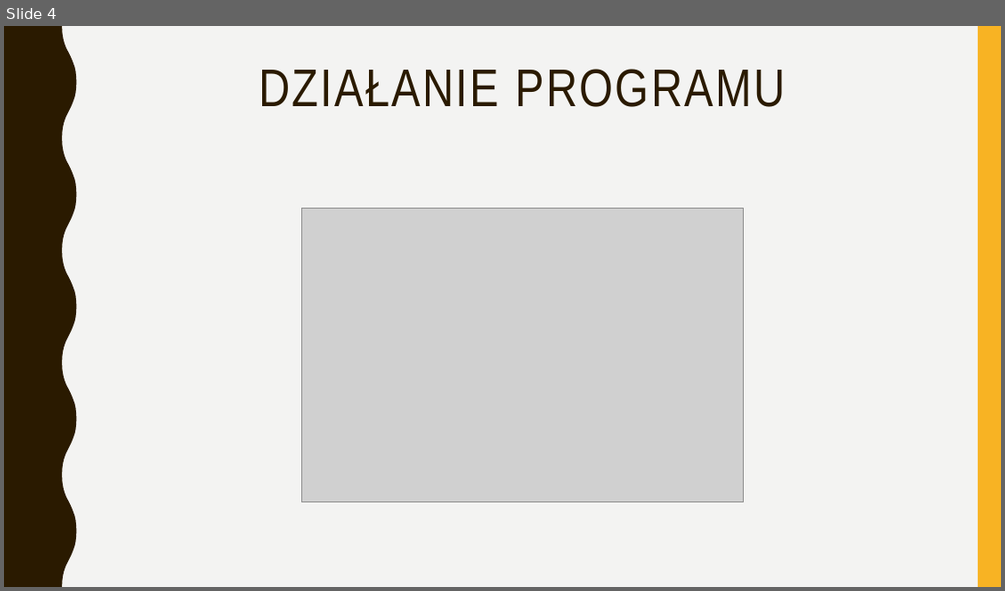
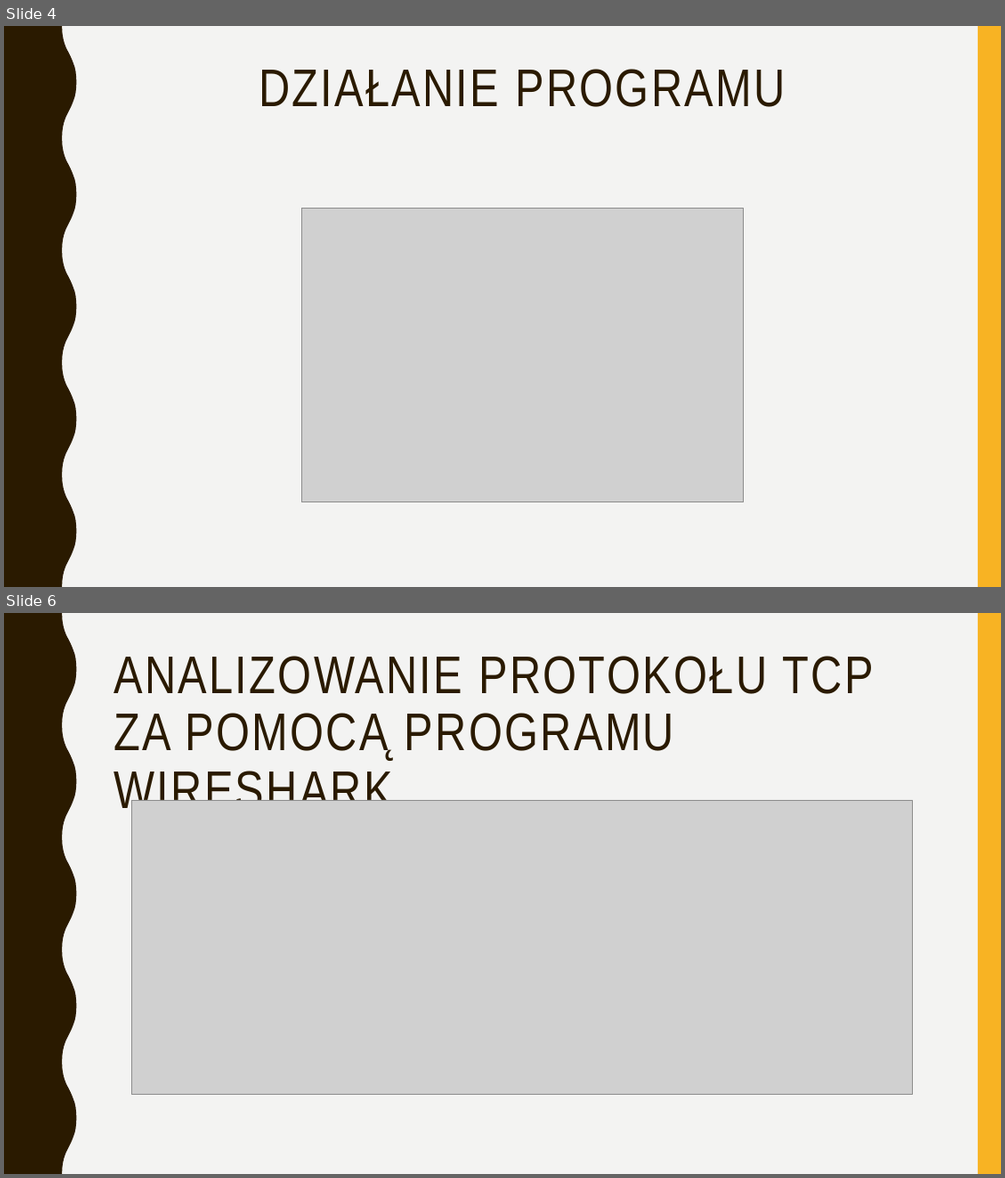
Before and after one commit to Sobiechh/ZSI, a slide deck: MODUL 1/Moduł1.pptx. Shown one above the other, each under a label of ours: slide 4 before the commit, slides 4 and 6 after it; the slides between them are not shown. The pictures are 1005x591 and 1005x1178 pixels, drawn with LibreOffice and Linux fonts; fonts in the diff are those of the drawing; grey boxes stand for pictures. Boxes give left, top, right and bottom in pixels: in the first picture for what was removed or moved away, otherwise in the second. Text is boxed around its words. In the diff, an @@ line names an element or a change of style, - is before the commit and + after.

```diff
--- a/MODUL 1/Moduł1.pptx
+++ b/MODUL 1/Moduł1.pptx
@@ slide 6 added at [4, 613, 1001, 1174], background #F3F3F2; not listed: 2 template elements that a slide beside it also shows @@
@@ title added at [113, 656, 873, 817], 51 pt, text #2A1A00 @@
+ANALIZOWANIE PROTOKOŁU TCP ZA POMOCĄ PROGRAMU WIRESHARK
@@ picture added at [132, 800, 913, 1094] @@
```
Also in this commit, not shown: 2 slides changed, 7 other slides added.
